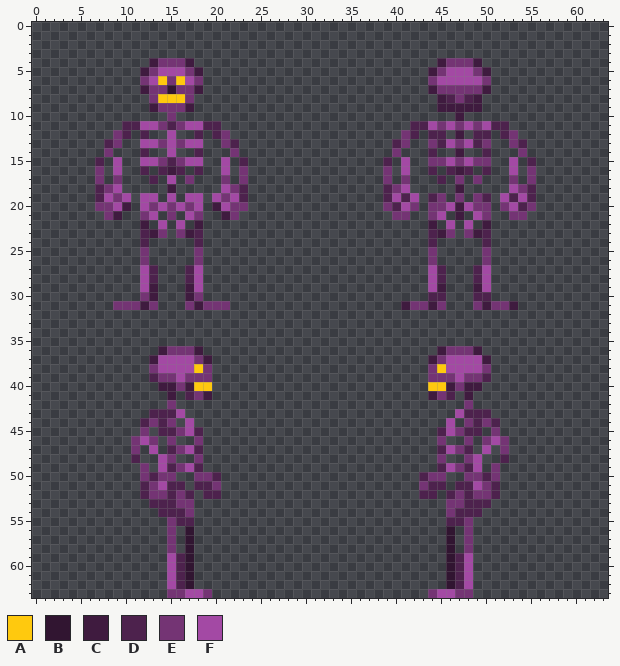
Two versions of one pixel-art sprite, Resources/Textures/Mobs/Species/Plasmaman/parts.rsi/full.png. The picture above was drawn from the file before the commit.
The file is 64x64 pixels. Pixels under 10% opacity are left out. Colours within 5 levels of each other are drawn and written as one.
Palette (. is transparent): A #ffc90e  B #311531  C #3f1b3f  D #4d224d  E #743474  F #a349a4
And afterwards:
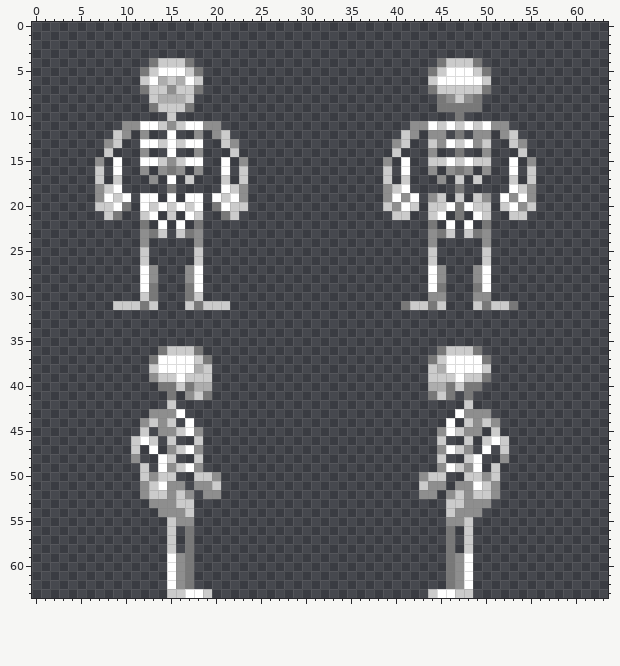
Edits made:
colour A: #ffc90e -> #adadad
colour C: #3f1b3f -> #787878
colour D: #4d224d -> #8e8e8e
colour E: #743474 -> #cbcbcb
colour F: #a349a4 -> #ffffff
Changed rows in their new state; - is a pixel that keeps its letter.
first column x 15:
 7 D
first column x 46:
39 ----C
41 C----
first column x 17:
56 C----------------------------C
57 C----------------------------C
58 C----------------------------C
59 C----------------------------C
60 C----------------------------C
61 C----------------------------C
62 C----------------------------C
Where, in picture pixels (left, top, right, bottom), the same in both pictures:
changed: (95, 58, 248, 310)
changed: (383, 58, 536, 310)
changed: (131, 346, 221, 598)
changed: (419, 346, 509, 598)
